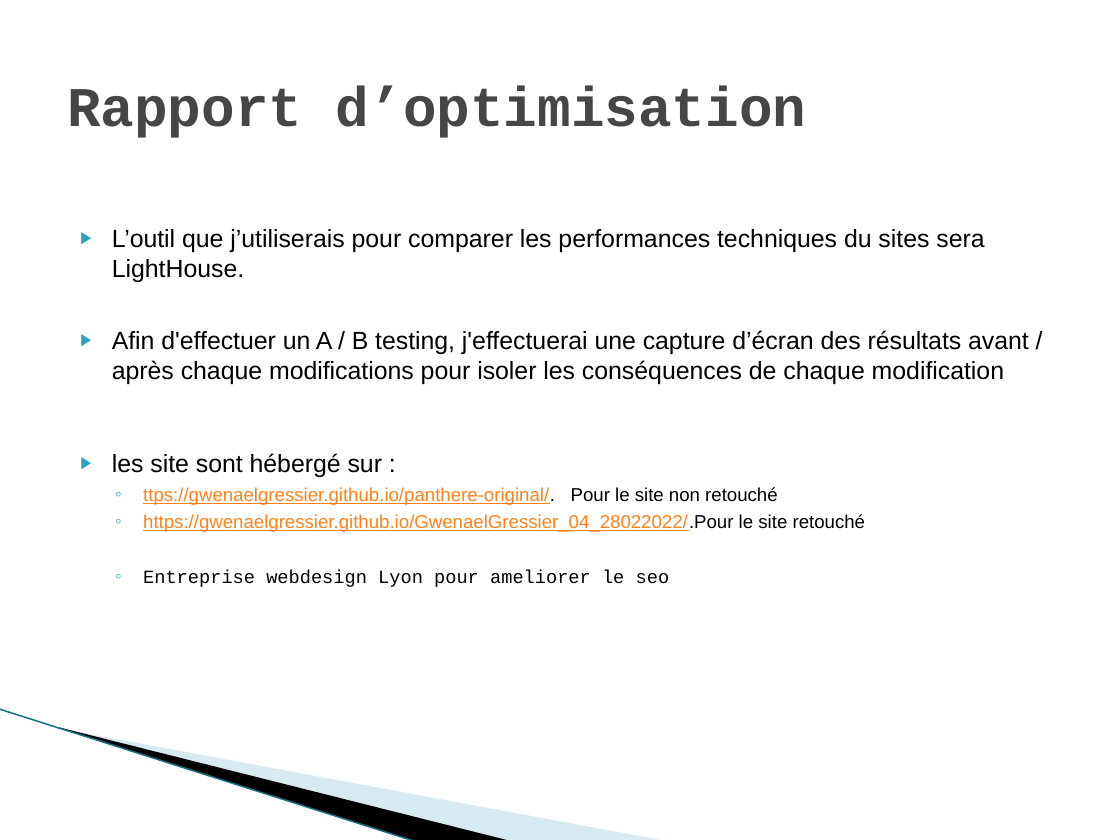
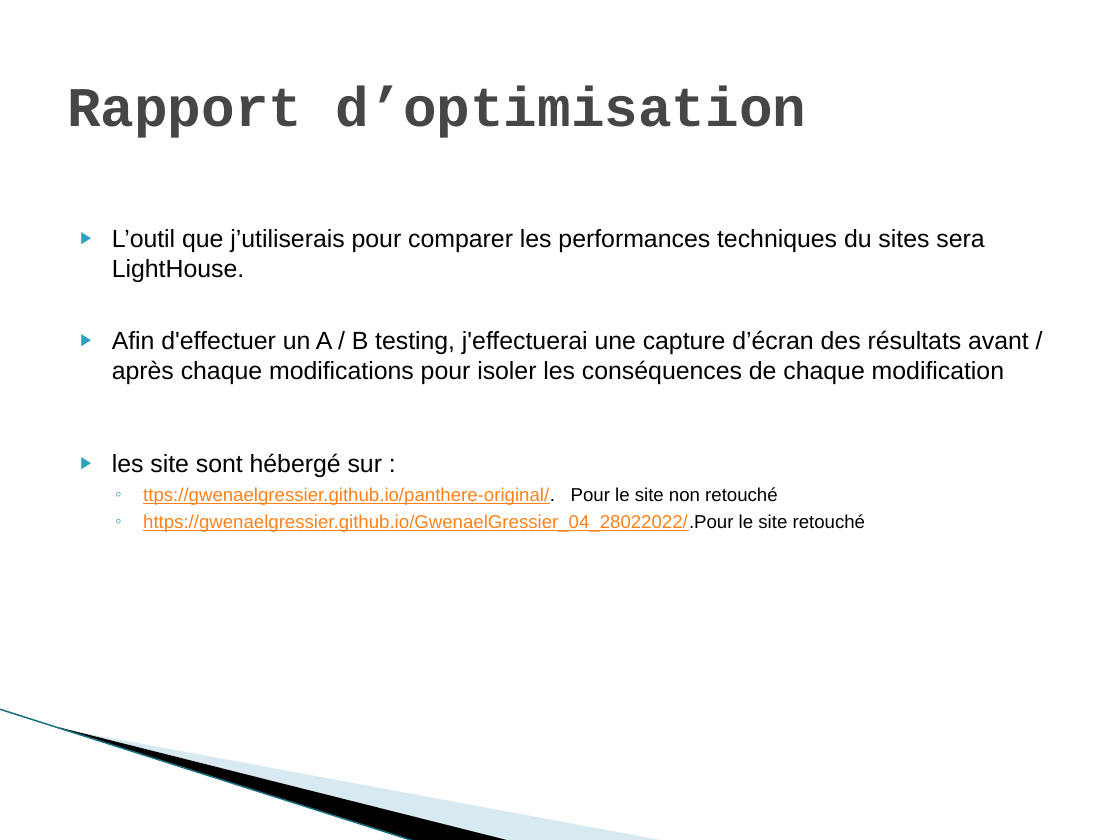
Before and after one commit to gwenaelgressier/GwenaelGressier_04_28022022, a slide deck: slide 2 of Rapport audit.pptx. Drawn at 1120x840 pixels with LibreOffice and Linux fonts; fonts in the diff are those of the drawing; background and template pictures are left out. Boxes give left, top, right and bottom in pixels: in the first picture for what was removed or moved away, otherwise in the second. Text is boxed around its words. In the diff, an @@ line names an element or a change of style, - is before the commit and + after.

```diff
--- a/Rapport audit.pptx
+++ b/Rapport audit.pptx
@@ text at <box>143,570,670,587</box>: paragraph removed @@
-  ◦ Entreprise webdesign Lyon pour ameliorer le seo
```
Also in this commit, not shown: 11 other slides changed, 2 slides removed, 2 other files.
